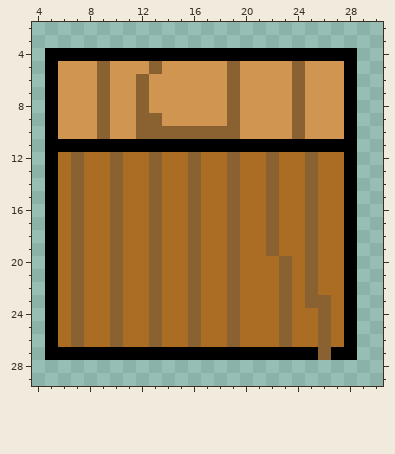
Pixel-art sprite: bin/Images/Others/box.png. The picture above was drawn from the file before the commit.
The file is 32x32 pixels. Shown: x 4..30, y 2..29.
After:
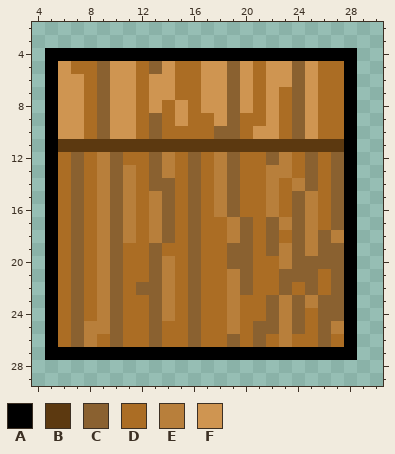
Palette (. is transparent): A #000000  B #5c3910  C #8a6130  D #ab6d24  E #b87f3b  F #cf9551
Change:
y 5: x 7..8 FF -> DD; x 12 F -> D; x 15..16 FF -> DD; x 21 F -> D; x 26..27 FF -> DD
y 6: x 8 F -> D; x 12 C -> D; x 15..16 FF -> DD; x 21 F -> D; x 26..27 FF -> DD
y 7: x 8 F -> D; x 12 C -> D; x 15..16 FF -> DD; x 21 F -> D; x 23 F -> D; x 26..27 FF -> DD
y 8: x 8 F -> D; x 12 C -> D; x 14 F -> D; x 16 F -> D; x 21 F -> D; x 23 F -> D; x 26..27 FF -> DD
y 9: x 8 F -> D; x 12 C -> D; x 14 F -> D; x 16..17 FF -> DD; x 20..21 FF -> DD; x 23 F -> D; x 26..27 FF -> DD
y 10: x 8 F -> D; x 12 C -> D; x 14..17 CCCC -> DDDD; x 20 F -> D; x 23 F -> D; x 26..27 FF -> DD
y 11: x 6..27 AAAAAAAAAAAAAAAAAAAAAA -> BBBBBBBBBBBBBBBBBBBBBB
y 12: x 9 D -> E; x 14 D -> E; x 18 D -> E; x 23 D -> E; x 27 D -> C
y 13: x 9 D -> E; x 11 D -> E; x 14 D -> E; x 18 D -> E; x 22..23 CD -> EE; x 27 D -> C
y 14: x 9 D -> E; x 11 D -> E; x 14 D -> C; x 18 D -> E; x 22 C -> E; x 24 D -> E; x 27 D -> C
y 15..16: x 9 D -> E; x 11 D -> E; x 13..14 CD -> EC; x 18 D -> E; x 22 C -> E; x 24..25 DC -> CE; x 27 D -> C
y 17: x 9 D -> E; x 11 D -> E; x 13..14 CD -> EC; x 19..20 CD -> EC; x 23..25 DDC -> ECE; x 27 D -> C
y 18: x 9 D -> E; x 11 D -> E; x 13..14 CD -> EC; x 19..20 CD -> EC; x 24..27 DCDD -> CECE
y 19: x 9 D -> E; x 20 D -> C; x 23..27 DDCDD -> ECECC
y 20: x 9 D -> E; x 14 D -> E; x 20 D -> C; x 23..24 CD -> EC; x 26..27 DD -> CC
y 21: x 9 D -> E; x 14 D -> E; x 19..20 CD -> EC; x 24 D -> C; x 27 D -> C
y 22: x 9 D -> E; x 12 D -> C; x 14 D -> E; x 19..20 CD -> EC; x 27 D -> C
y 23: x 9 D -> E; x 14 D -> E; x 19 C -> E; x 22..25 DCDC -> CECE; x 27 D -> C
y 24: x 9 D -> E; x 14 D -> E; x 19 C -> E; x 22..24 DCD -> CEC; x 27 D -> C
y 25: x 8..9 DD -> EE; x 19 C -> E; x 21..24 DDCD -> CCEC; x 27 D -> E
y 26: x 8 D -> E; x 21 D -> C; x 23 C -> E
y 27: x 26 C -> A
Changed places in both pictures, as pixel boxes (x1, y1, x2, y2):
changed: (58, 61, 344, 360)
